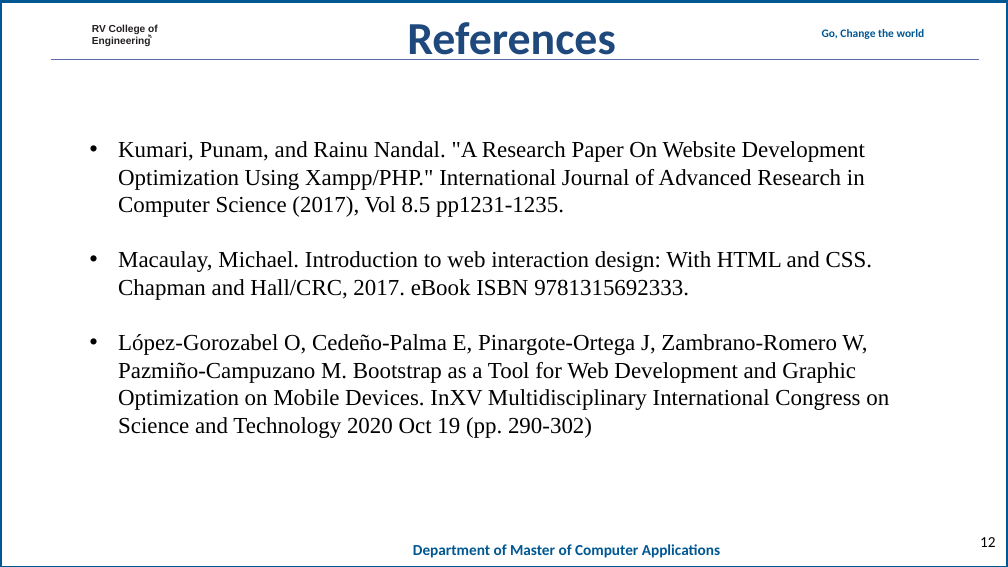
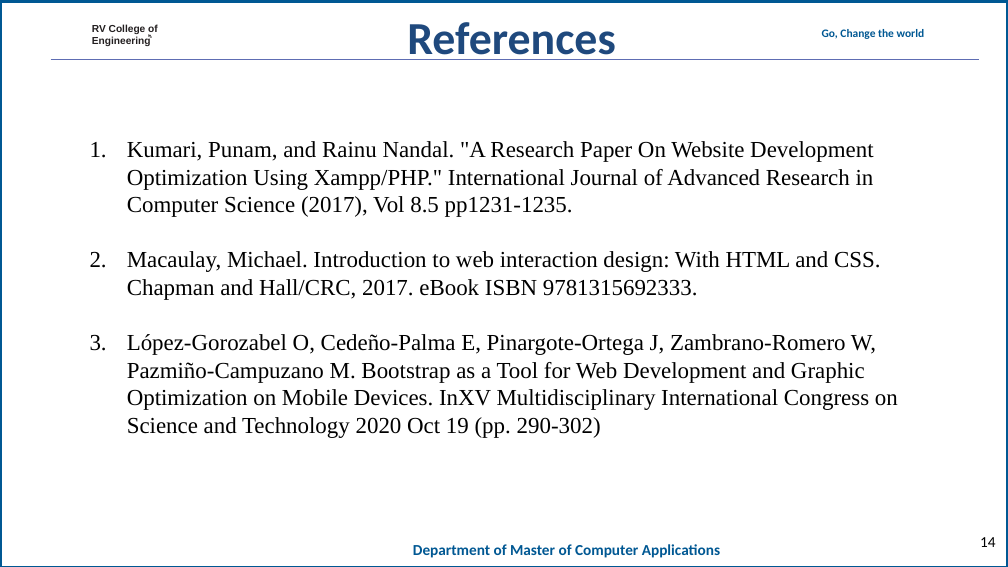
Before and after one commit to mohanrockz/Minor-Project, a slide deck: slide 14 of 20mca36-Minor Project_Phase 2_template11.ppt (slide 12 before the commit). Drawn at 1008x567 pixels with LibreOffice and Linux fonts; fonts in the diff are those of the drawing; background and template pictures are left out. Boxes give left, top, right and bottom in pixels: in the first picture for what was removed or moved away, otherwise in the second. Text is boxed around its words. In the diff, an @@ line names an element or a change of style, - is before the commit and + after.

```diff
--- a/20mca36-Minor Project_Phase 2_template11.ppt
+++ b/20mca36-Minor Project_Phase 2_template11.ppt
@@ text "Kumari, Punam, and Rainu Nandal. ..." at box(127, 141, 898, 438): bullet • to 1. @@
@@ page number at box(980, 537, 995, 547): text changed @@
-12
+14
```
Also in this commit, not shown: 7 other slides changed, 3 slides added, 1 slide removed.
